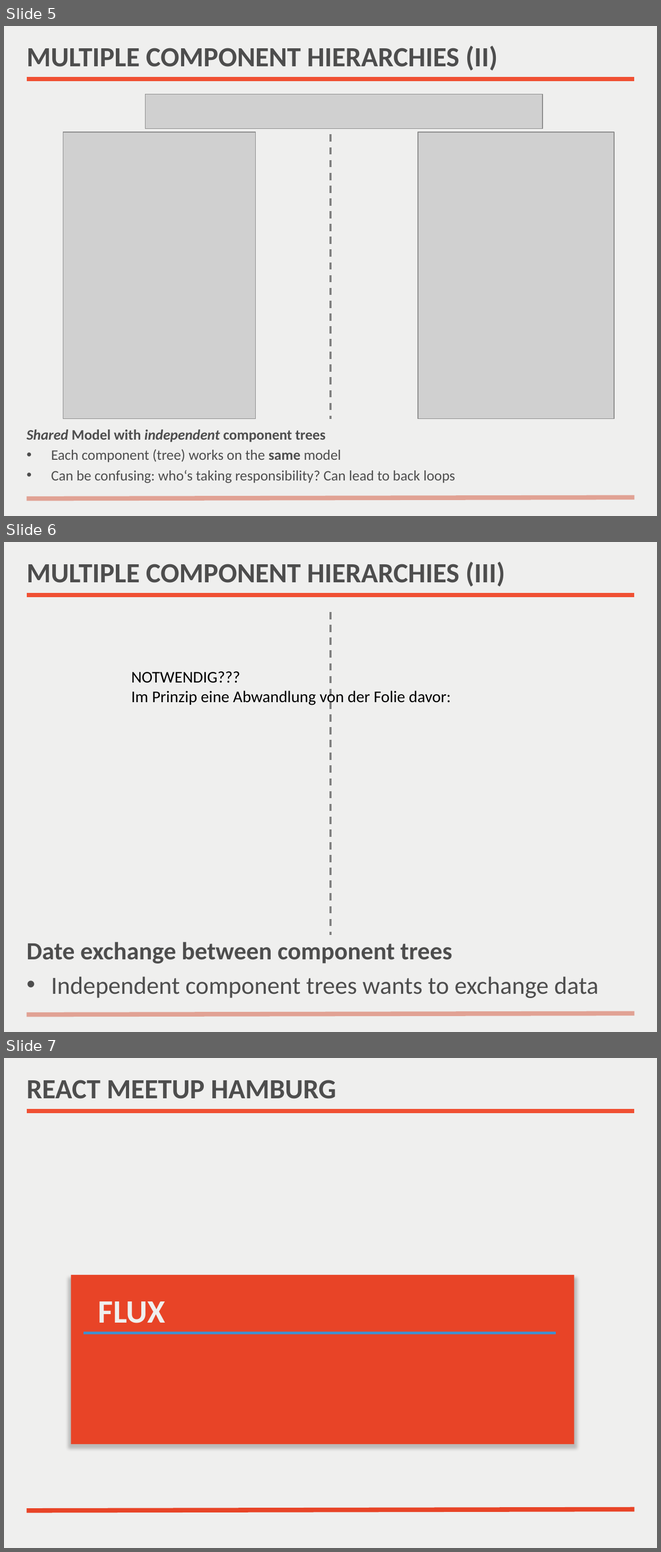
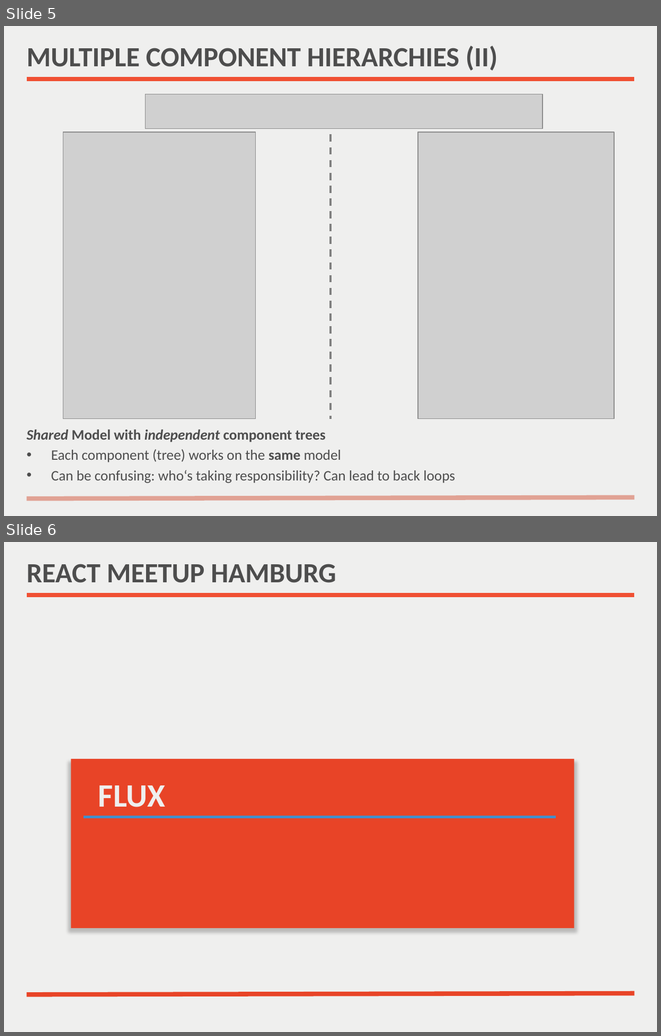
Before and after one commit to nilshartmann/react-meetup-flux, a slide deck: Flux Introduction.pptx. Shown one above the other, each under a label of ours: slides 5, 6 and 7 before the commit, slides 5 and 6 after it. The pictures are 661x1552 and 661x1036 pixels, drawn with LibreOffice and Linux fonts; fonts in the diff are those of the drawing; grey boxes stand for pictures. Boxes give left, top, right and bottom in pixels: in the first picture for what was removed or moved away, otherwise in the second. Text is boxed around its words. In the diff, an @@ line names an element or a change of style, - is before the commit and + after.

```diff
--- a/Flux Introduction.pptx
+++ b/Flux Introduction.pptx
@@ slide 6 removed at (x1=4, y1=542, x2=657, y2=1032), background #EFEFEE; not listed: 2 template elements that a slide beside it also shows @@
@@ title removed at (x1=27, y1=562, x2=505, y2=587) @@
-MULTIPLE COMPONENT HIERARCHIES (III)
@@ line removed from (330, 612) to (330, 934) @@
@@ text removed at (x1=131, y1=671, x2=451, y2=707) @@
-NOTWENDIG???
-Im Prinzip eine Abwandlung von der Folie davor:
@@ text removed at (x1=27, y1=942, x2=599, y2=998) @@
-Date exchange between component trees
-• Independent component trees wants to exchange data
@@ what was slide 7 is now slide 6 @@
```
Also in this commit, not shown: 4 slides changed, 1 slide added, 1 other file.
